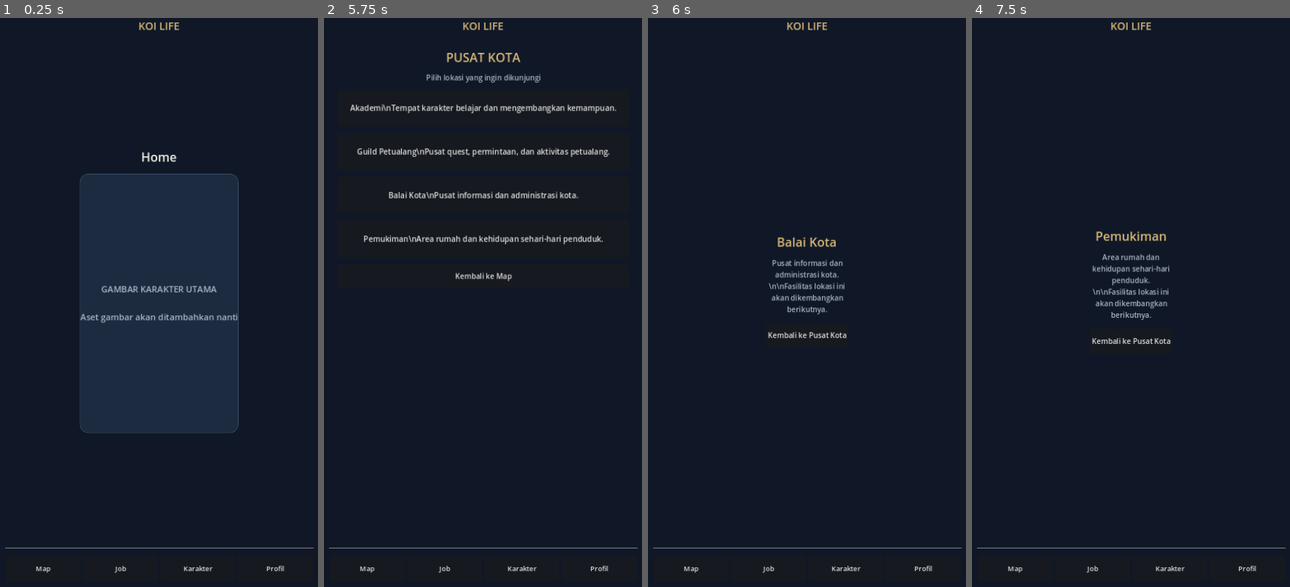
Above: before the commit, frames 1-4 (left to right).
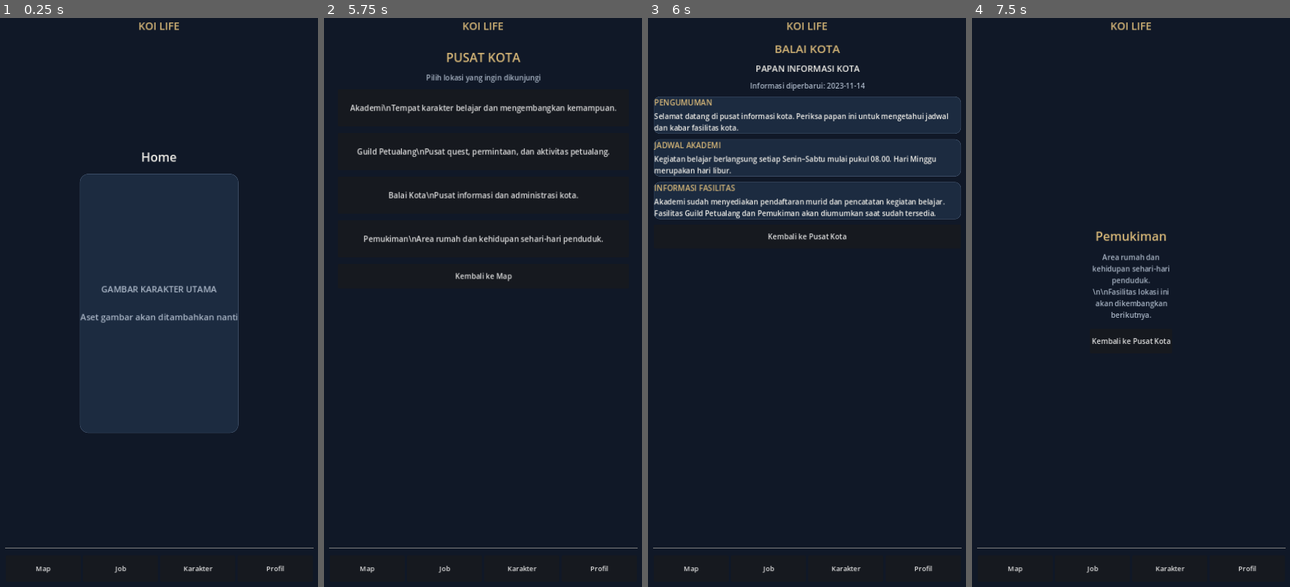
Above: after the commit, the same moments.

Repository: Koidyavol/Koikingdom
Game: Godot game, scene res://scenes/main.tscn
Same seed, same stepped clock (60 frames per second), same inputs: the game is played once before the commit and once after it.
Inputs (mouse positions are in pixels of both pictures, inside the frame that each line leads up to):
- Up to frame 1 (0.25 s): no input
- Up to frame 2 (5.75 s): click "Map" at 0.5 s; click "PUSAT KOTA" at 1.25 s; click "Akademi\nTempat karakter bela…" at 2 s; click (483, 268) at 2.77 s; type "12" at 2.85 s; click "Kembali ke Pusat Kota" at 3.5 s; click "Guild Petualang\nPusat quest,…" at 4.25 s; click "Kembali ke Pusat Kota" at 5 s
- Up to frame 3 (6 s): click "Balai Kota\nPusat informasi d…" at 5.75 s
- Up to frame 4 (7.5 s): click "Kembali ke Pusat Kota" at 6.5 s; click "Pemukiman\nArea rumah dan keh…" at 7.25 s

Frames 1-2 are identical in both runs. In frame 3, 21% of the frame differs, in the area x 1-99%, y 4-57%; in frame 4, nothing differs.

Commit message:
Add city information board to town hall

Diff:
--- a/scripts/main.gd
+++ b/scripts/main.gd
@@ -884,6 +884,9 @@
 	if location_name == "Akademi":
 		_open_academy()
 		return
+	if location_name == "Balai Kota":
+		_open_town_hall_board()
+		return
 
 	for child in page_host.get_children():
 		page_host.remove_child(child)
@@ -918,3 +921,77 @@
 	back.custom_minimum_size = Vector2(0, 54)
 	back.pressed.connect(_open_city_center)
 	layout.add_child(back)
+
+
+func _open_town_hall_board() -> void:
+	for child in page_host.get_children():
+		page_host.remove_child(child)
+		child.queue_free()
+
+	var scroll := ScrollContainer.new()
+	scroll.set_anchors_and_offsets_preset(Control.PRESET_FULL_RECT)
+	scroll.horizontal_scroll_mode = ScrollContainer.SCROLL_MODE_DISABLED
+	page_host.add_child(scroll)
+
+	var layout := VBoxContainer.new()
+	layout.size_flags_horizontal = Control.SIZE_EXPAND_FILL
+	layout.add_theme_constant_override("separation", 12)
+	scroll.add_child(layout)
+
+	var title := Label.new()
+	title.text = "BALAI KOTA"
+	title.horizontal_alignment = HORIZONTAL_ALIGNMENT_CENTER
+	title.add_theme_color_override("font_color", ACCENT)
+	title.add_theme_font_size_override("font_size", 25)
+	layout.add_child(title)
+
+	var board_title := Label.new()
+	board_title.text = "PAPAN INFORMASI KOTA"
+	board_title.horizontal_alignment = HORIZONTAL_ALIGNMENT_CENTER
+	board_title.add_theme_color_override("font_color", TEXT_MAIN)
+	board_title.add_theme_font_size_override("font_size", 19)
+	layout.add_child(board_title)
+
+	var date_label := Label.new()
+	date_label.text = "Informasi diperbarui: " + Time.get_date_string_from_system()
+	date_label.horizontal_alignment = HORIZONTAL_ALIGNMENT_CENTER
+	date_label.add_theme_color_override("font_color", TEXT_MUTED)
+	layout.add_child(date_label)
+
+	_add_city_notice(layout, "PENGUMUMAN", "Selamat datang di pusat informasi kota. Periksa papan ini untuk mengetahui jadwal dan kabar fasilitas kota.")
+	_add_city_notice(layout, "JADWAL AKADEMI", "Kegiatan belajar berlangsung setiap Senin–Sabtu mulai pukul 08.00. Hari Minggu merupakan hari libur.")
+	_add_city_notice(layout, "INFORMASI FASILITAS", "Akademi sudah menyediakan pendaftaran murid dan pencatatan kegiatan belajar. Fasilitas Guild Petualang dan Pemukiman akan diumumkan saat sudah tersedia.")
+
+	var back := Button.new()
+	back.text = "Kembali ke Pusat Kota"
+	back.custom_minimum_size = Vector2(0, 52)
+	back.pressed.connect(_open_city_center)
+	layout.add_child(back)
+
+
+func _add_city_notice(parent: VBoxContainer, heading: String, message: String) -> void:
+	var panel := PanelContainer.new()
+	panel.size_flags_horizontal = Control.SIZE_EXPAND_FILL
+	var style := StyleBoxFlat.new()
+	style.bg_color = PANEL
+	style.set_corner_radius_all(13)
+	style.set_border_width_all(1)
+	style.border_color = Color("#40516a")
+	panel.add_theme_stylebox_override("panel", style)
+	parent.add_child(panel)
+
+	var content := VBoxContainer.new()
+	content.add_theme_constant_override("separation", 7)
+	panel.add_child(content)
+
+	var title := Label.new()
+	title.text = heading
+	title.add_theme_color_override("font_color", ACCENT)
+	title.add_theme_font_size_override("font_size", 17)
+	content.add_child(title)
+
+	var body := Label.new()
+	body.text = message
+	body.autowrap_mode = TextServer.AUTOWRAP_WORD_SMART
+	body.add_theme_color_override("font_color", TEXT_MAIN)
+	content.add_child(body)
